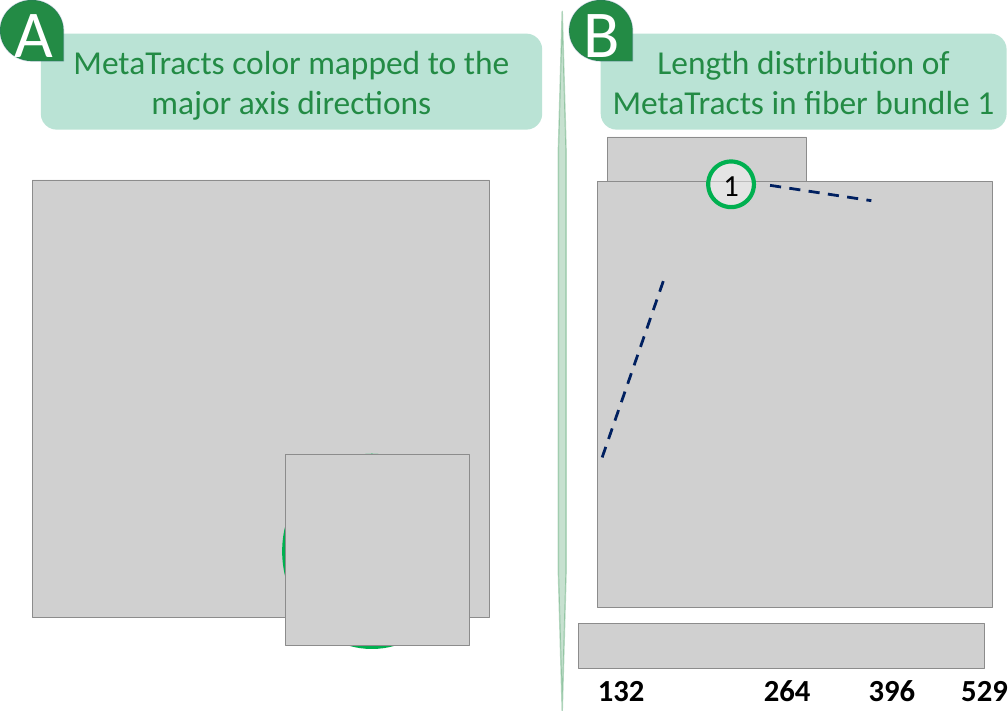
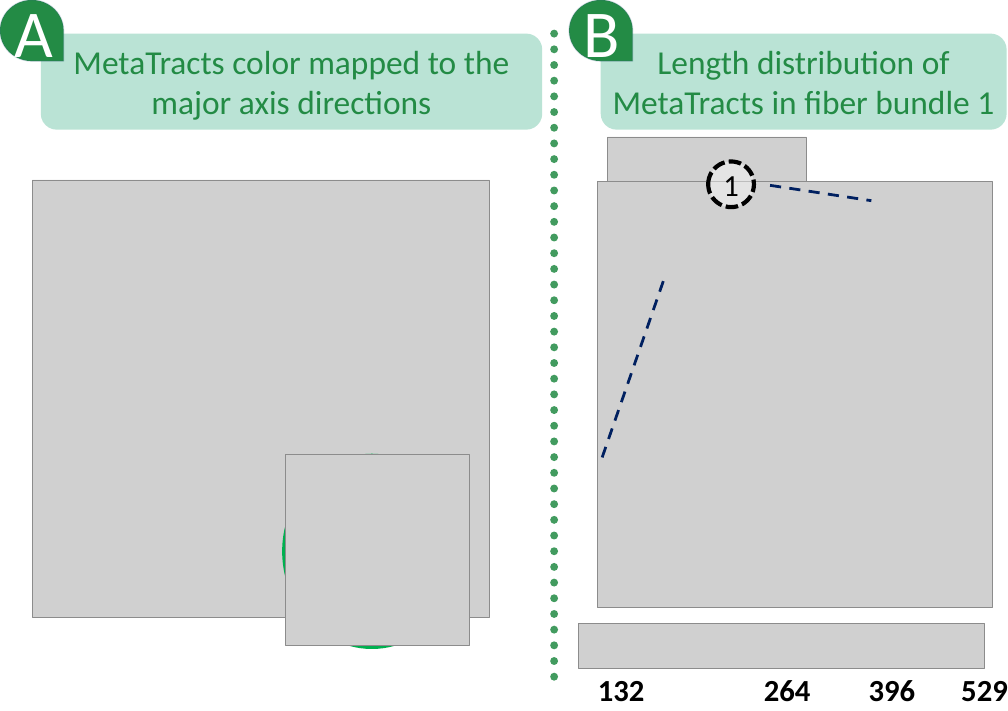
Before and after one commit to bhattaca/MetaTracts_pvis, a slide deck: slide 1 of figure5.pptx. Drawn at 1008x711 pixels with LibreOffice and Linux fonts; fonts in the diff are those of the drawing; grey boxes stand for pictures. Boxes give left, top, right and bottom in pixels: in the first picture for what was removed or moved away, otherwise in the second. Text is boxed around its words. In the diff, an @@ line names an element or a change of style, - is before the commit and + after.

```diff
--- a/figure5.pptx
+++ b/figure5.pptx
@@ flow chart preparation removed at (558,12,566,711) @@
@@ line added from (554, 34) to (554, 690), #238B45 11.25 pt dashed @@
@@ ellipse "1" at (708,161,754,207): outline #00B050 6 pt to #000000 6 pt dashed @@
```
Also in this commit, not shown: 1 slide added, 1 other file.
